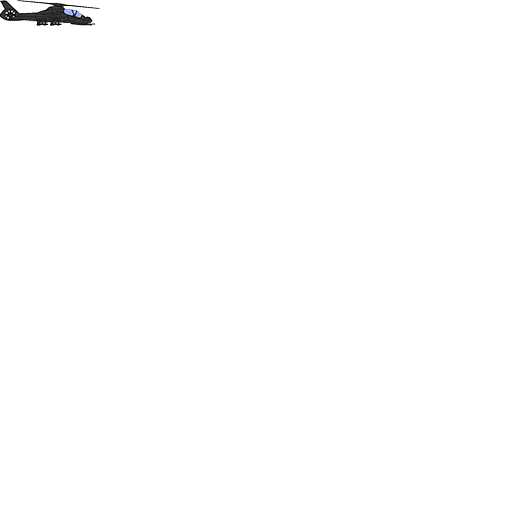
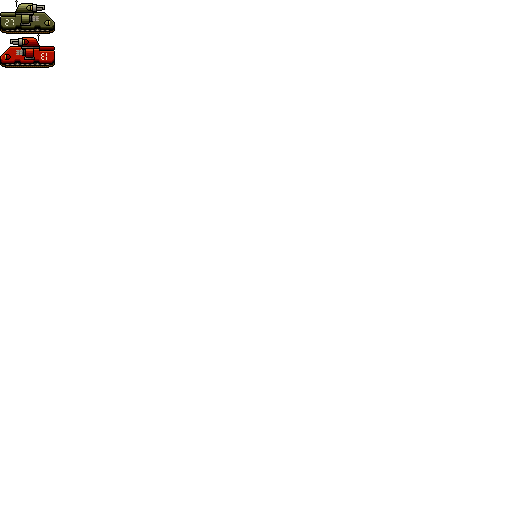
The second (512, 512) image is a revision of the first. Changes to its layers:
removed layer "player" over [0, 0, 100, 26]
added layer "Слой 2" above "Слой 1" over [0, 34, 55, 68]
added layer "Слой 1" above "Слой 0" over [0, 0, 55, 34]
